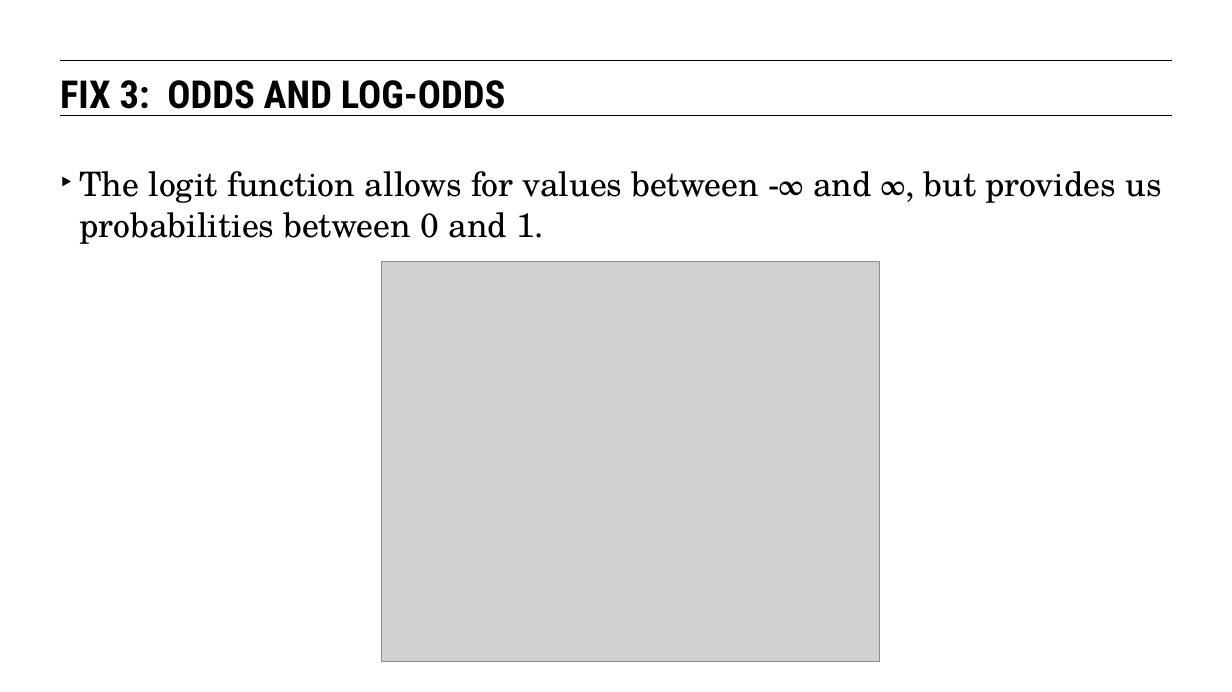
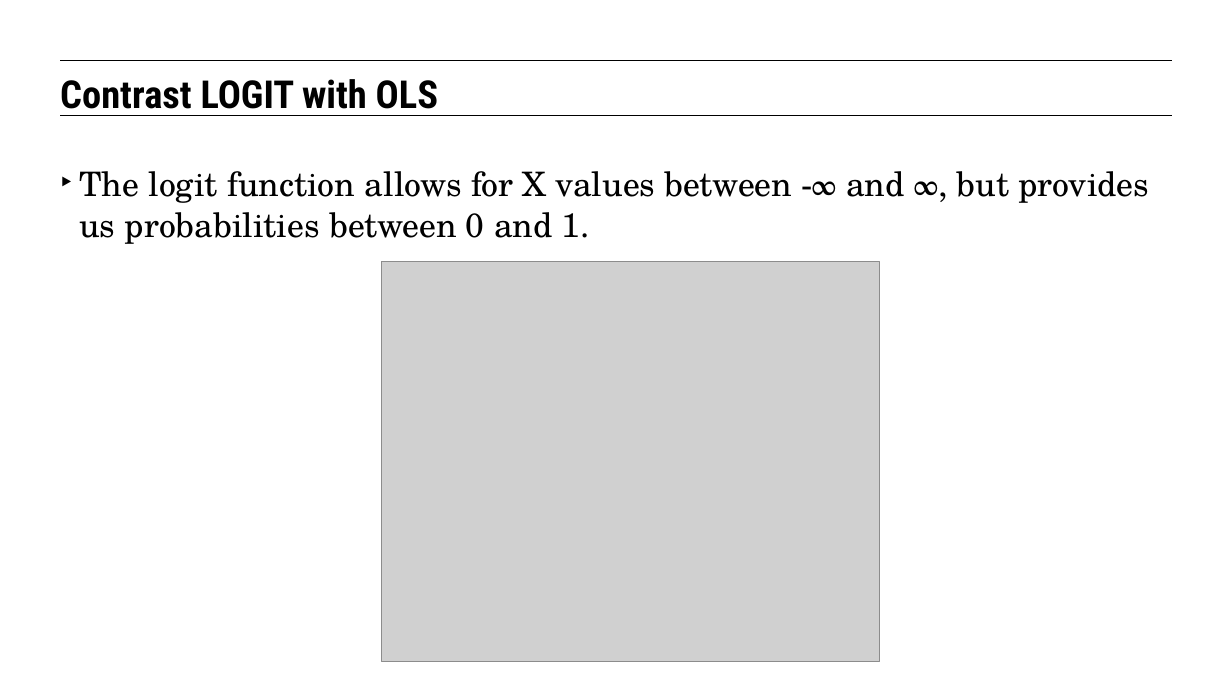
Before and after one commit to JamiesHQ/GA-MyDSRepo, a slide deck: slide 17 of lesson-9/09-intro-to-logistic-regression.pptx (slide 25 before the commit). Drawn at 1232x692 pixels with LibreOffice and Linux fonts; fonts in the diff are those of the drawing; grey boxes stand for pictures. Boxes give left, top, right and bottom in pixels: in the first picture for what was removed or moved away, otherwise in the second. Text is boxed around its words. In the diff, an @@ line names an element or a change of style, - is before the commit and + after.

```diff
--- a/lesson-9/09-intro-to-logistic-regression.pptx
+++ b/lesson-9/09-intro-to-logistic-regression.pptx
@@ text at (x1=60, y1=79, x2=438, y2=116): text changed @@
-FIX 3: ODDS AND LOG-ODDS
+Contrast LOGIT with OLS
@@ text at (x1=79, y1=171, x2=1150, y2=244): text changed @@
-‣ The logit function allows for values between -∞ and ∞, but provides us probabilities between 0 and 1.
+‣ The logit function allows for X values between -∞ and ∞, but provides us probabilities between 0 and 1.
```
Also in this commit, not shown: 46 other slides changed, 8 slides added, 21 slides removed, 39 other files.
